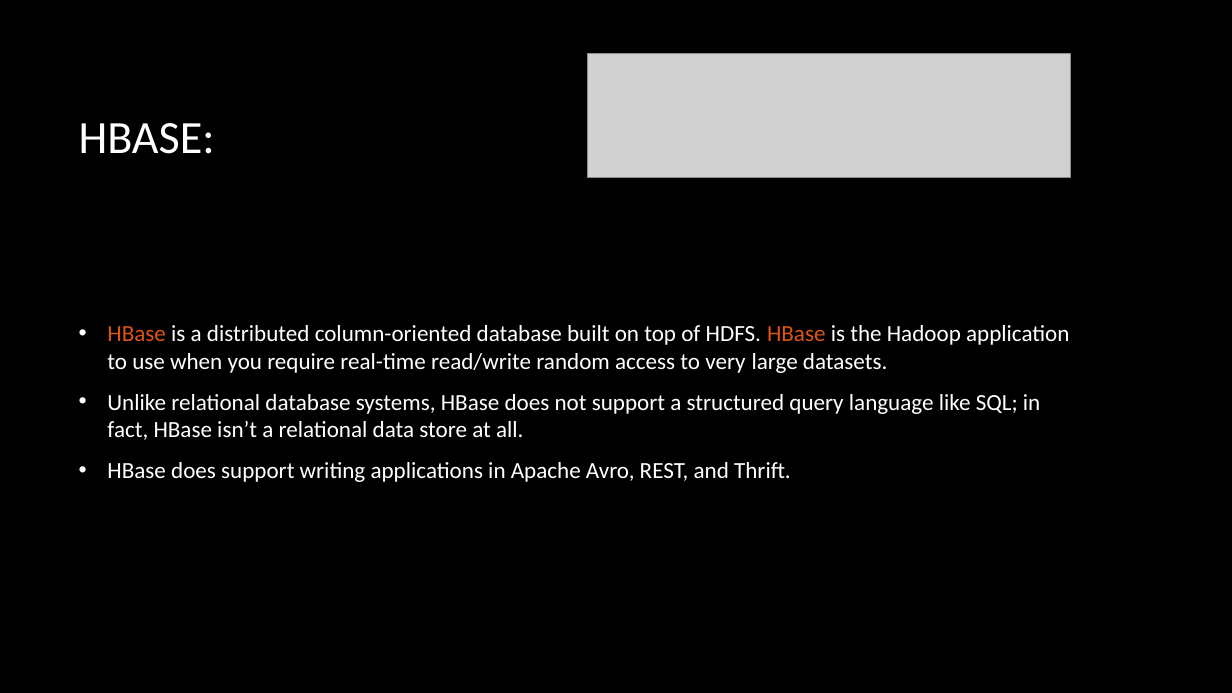
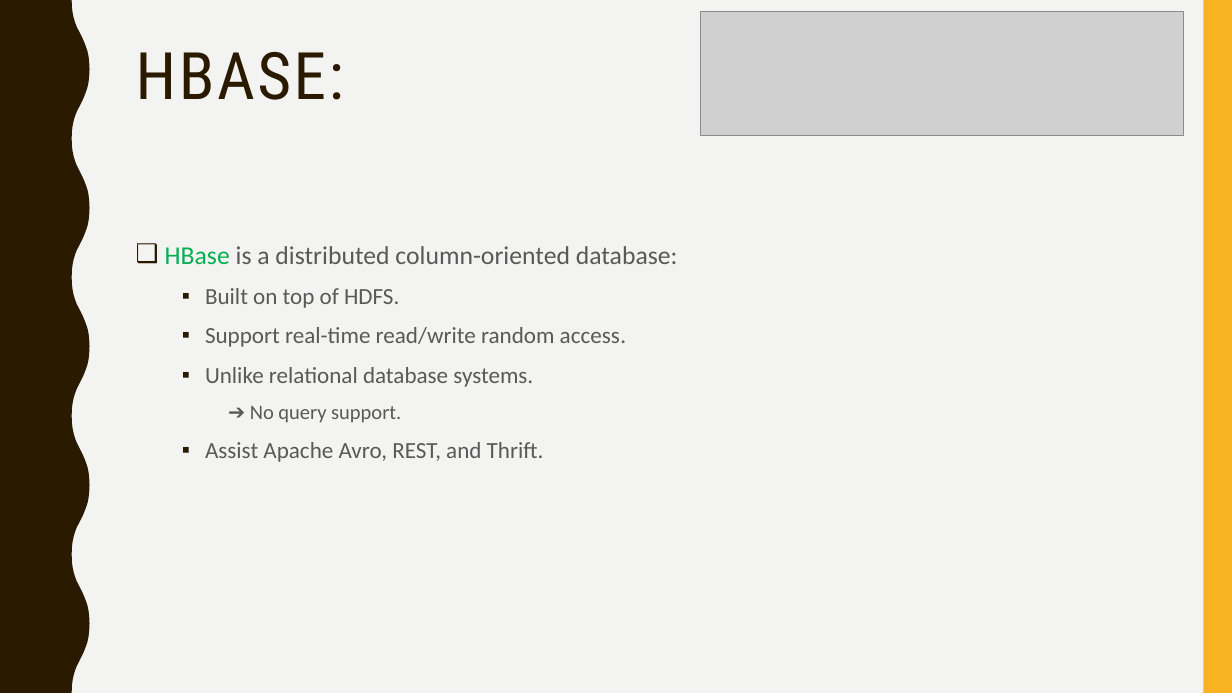
Before and after one commit to fnaticTrucMinh/UIT_AEP_BigDataRESEARCH, a slide deck: slide 10 of Presentation/Ecosystem of Hadoop.pptx (slide 9 before the commit). Drawn at 1232x693 pixels with LibreOffice and Linux fonts; fonts in the diff are those of the drawing; grey boxes stand for pictures; background and template pictures are left out. Boxes give left, top, right and bottom in pixels: in the first picture for what was removed or moved away, otherwise in the second. Text is boxed around its words. In the diff, an @@ line names an element or a change of style, - is before the commit and + after.

```diff
--- a/Presentation/Ecosystem of Hadoop.pptx
+++ b/Presentation/Ecosystem of Hadoop.pptx
@@ background picture (left out) to #F3F3F2 @@
@@ freeform shape added at (0,0,90,693), fill #2A1A00 @@
@@ picture: place and size @@
-picture at (588,54,1070,177)
+picture at (701,12,1183,135)
@@ rectangle added at (1203,0,1232,693), fill #F8B323 @@
@@ title "HBASE:": place and size @@
-title "HBASE:" at (79,123,215,154)
+title "HBASE:" at (136,52,344,100)
@@ title "HBASE:" at (136,52,344,100): size 36 to 51 pt, font Calibri to Roboto Condensed, text colour #FFFFFF to #2A1A00, letter spacing 0 to 2 pt; line spacing 1 to 0.9; vertical alignment middle to top @@
@@ text "HBase is a distributed column-oriented ..." at (165,246,678,462): vertical alignment middle to top @@
@@ text at (165,246,678,462): text changed; text colour #FFFFFF to #595959 @@
-• HBase is a distributed column-oriented database built on top of HDFS. HBase is the Hadoop application to use when you require real-time read/write random access to very large datasets.
-• Unlike relational database systems, HBase does not support a structured query language like SQL; in fact, HBase isn’t a relational data store at all.
-• HBase does support writing applications in Apache Avro, REST, and Thrift.
+❑ HBase is a distributed column-oriented database:
+  ▪ Built on top of HDFS.
+  ▪ Support real-time read/write random access.
+  ▪ Unlike relational database systems.
+    ➔ No query support.
+  ▪ Assist Apache Avro, REST, and Thrift.
```
Also in this commit, not shown: 12 other slides changed, 18 slides added, 3 slides removed.
